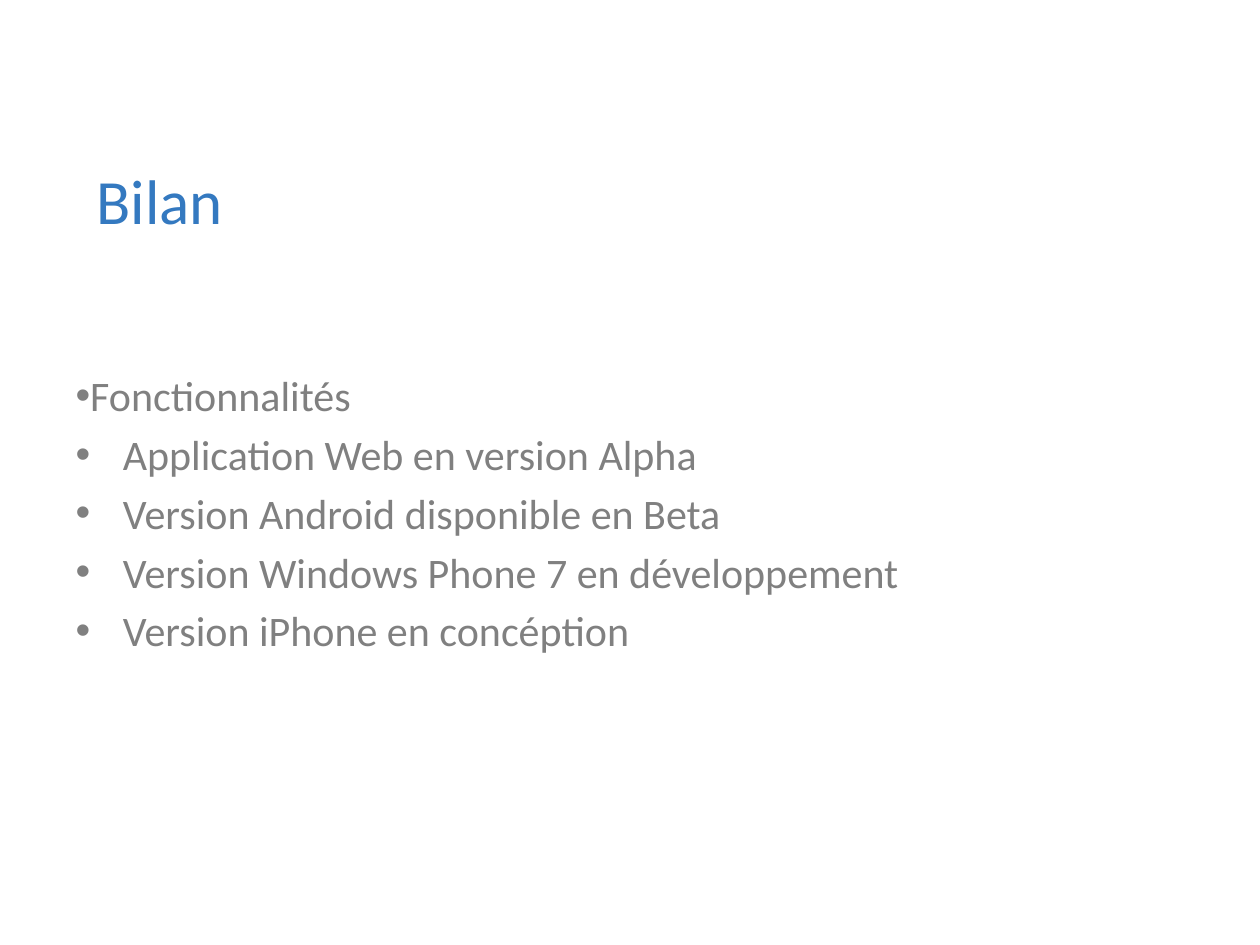
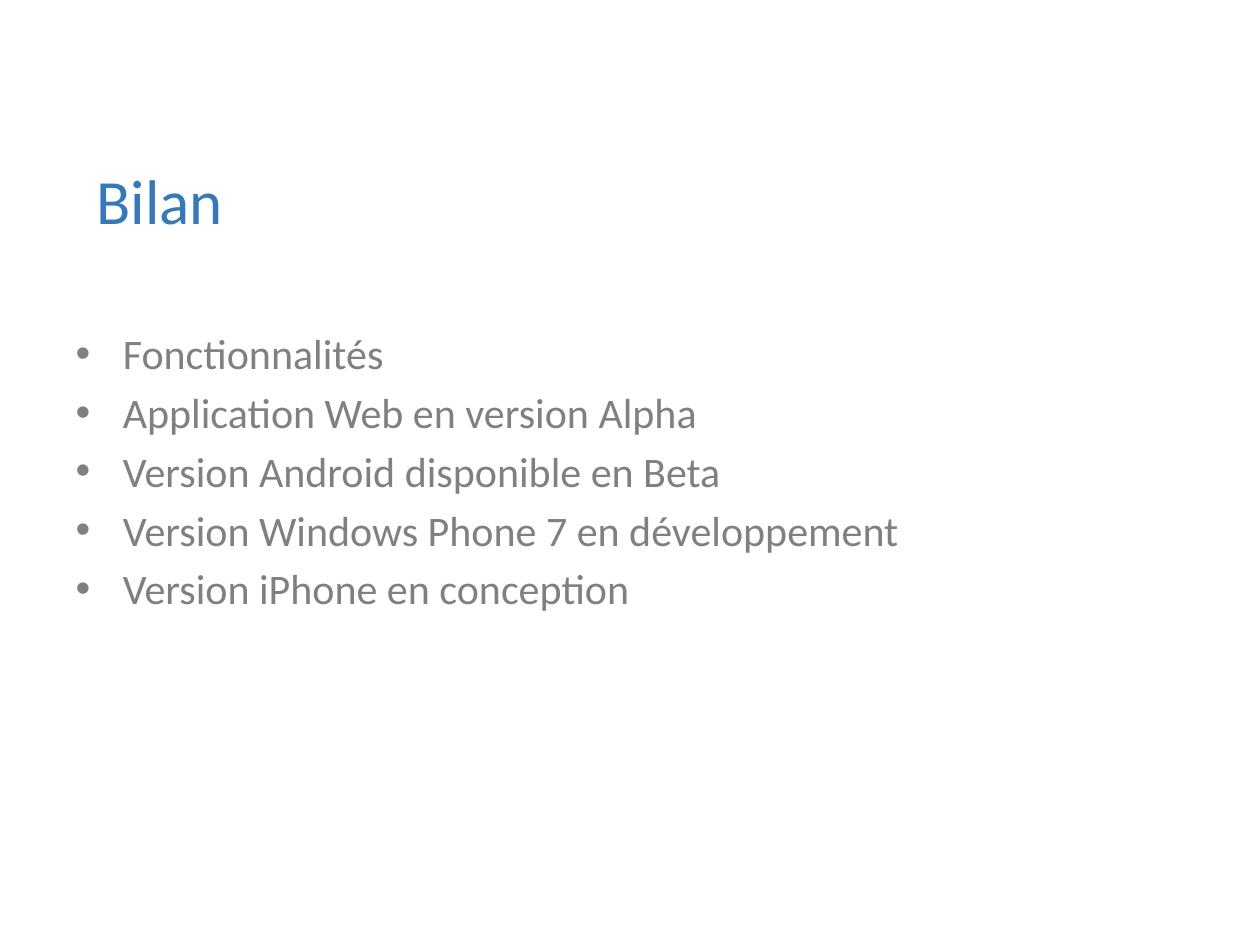
Before and after one commit to Riges/eip-silverlight, a slide deck: slide 16 of Docs/eip 10.09.11/myNETwork.pptx. Drawn at 1260x945 pixels with LibreOffice and Linux fonts; fonts in the diff are those of the drawing; background and template pictures are left out. Boxes give left, top, right and bottom in pixels: in the first picture for what was removed or moved away, otherwise in the second. Text is boxed around its words. In the diff, an @@ line names an element or a change of style, - is before the commit and + after.

```diff
--- a/Docs/eip 10.09.11/myNETwork.pptx
+++ b/Docs/eip 10.09.11/myNETwork.pptx
@@ text at (123,340,384,369): indent changed; more space between paragraphs @@
@@ text at (123,575,629,611): text changed @@
-• Version iPhone en concéption
+• Version iPhone en conception
```
Also in this commit, not shown: 8 other slides changed.
